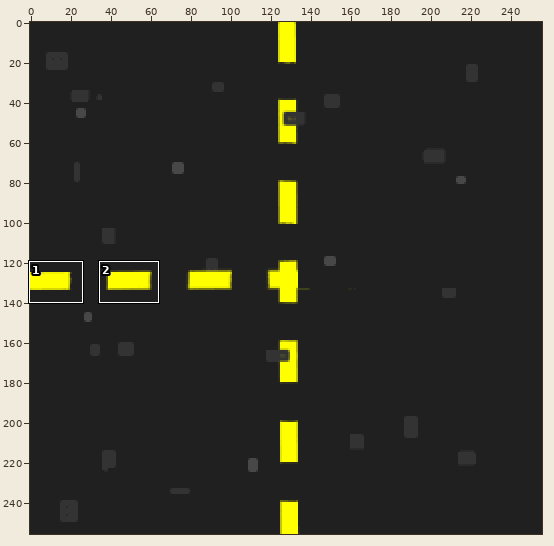
A sprite sheet gets an edit: maps/tilesets/neighborhood/road_t_intersection.png. Above, an overview of the earlier version with the close-up marked.
Close-up. Earlier state:
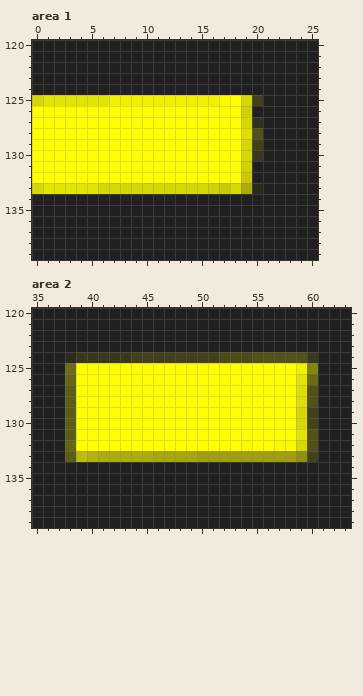
The file is 256x256 pixels. Colours within 5 levels of each other are drawn and written as one. Shown: area 1: x 0..25, y 120..139; area 2: x 35..63, y 120..139. The commit also changed other parts of the picture, which this record leaves out.
After the commit:
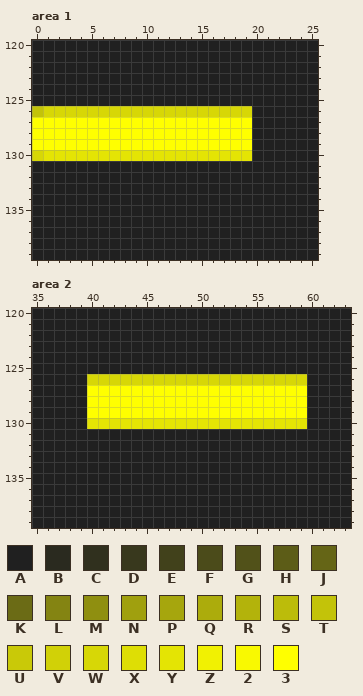
Palette (. is transparent): A #202020  B #2a2a1f  C #30301e  D #38381d  E #41411b  F #4b4b1a  G #515119  H #5c5c17  J #656516  K #6b6b15  L #848412  M #8f8f10  N #a0a00e  P #a6a60d  Q #acac0c  R #b3b30b  S #bcbc0a  T #c3c309  U #c9c908  V #d1d107  W #d7d706  X #dede05  Y #e4e404  Z #f1f102  2 #f9f901  3 #ffff00
From old to new:
Changed rows in their new state; - is an unchanged pixel.
Area 1:
first column x 0:
125 AAAAAAAAAAAAAAAAAAAAA
126 TWWWWWWWWWWWWWWWWWWW-
127 -------------------3A
128 -------------------3A
129 -------------------3A
130 WYYYYYYYYYYYYYYYYYYYA
131 AAAAAAAAAAAAAAAAAAAA-
132 AAAAAAAAAAAAAAAAAAAA-
133 AAAAAAAAAAAAAAAAAAAAA
Area 2:
first column x 38:
124 AAAAAAAAAAAAAAAAAAAAAAA
125 AAAAAAAAAAAAAAAAAAAAAAA
126 AAWWWWWWWWWWWWWWWWWWWWA
127 AA-------------------3A
128 AA-------------------3A
129 AA-------------------3A
130 AAYYYYYYYYYYYYYYYYYYYYA
131 AAAAAAAAAAAAAAAAAAAAAAA
132 AAAAAAAAAAAAAAAAAAAAAAA
133 AAAAAAAAAAAAAAAAAAAAAAA
